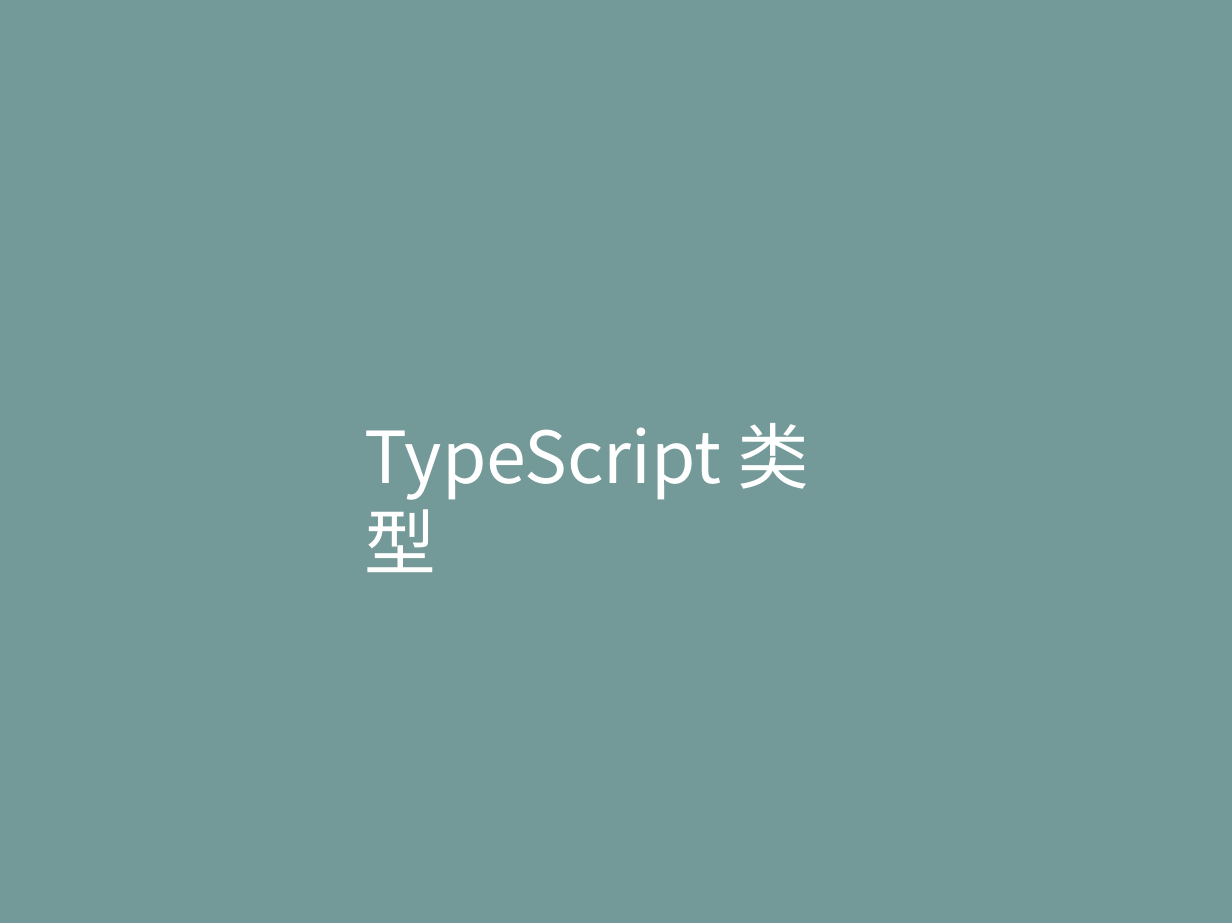
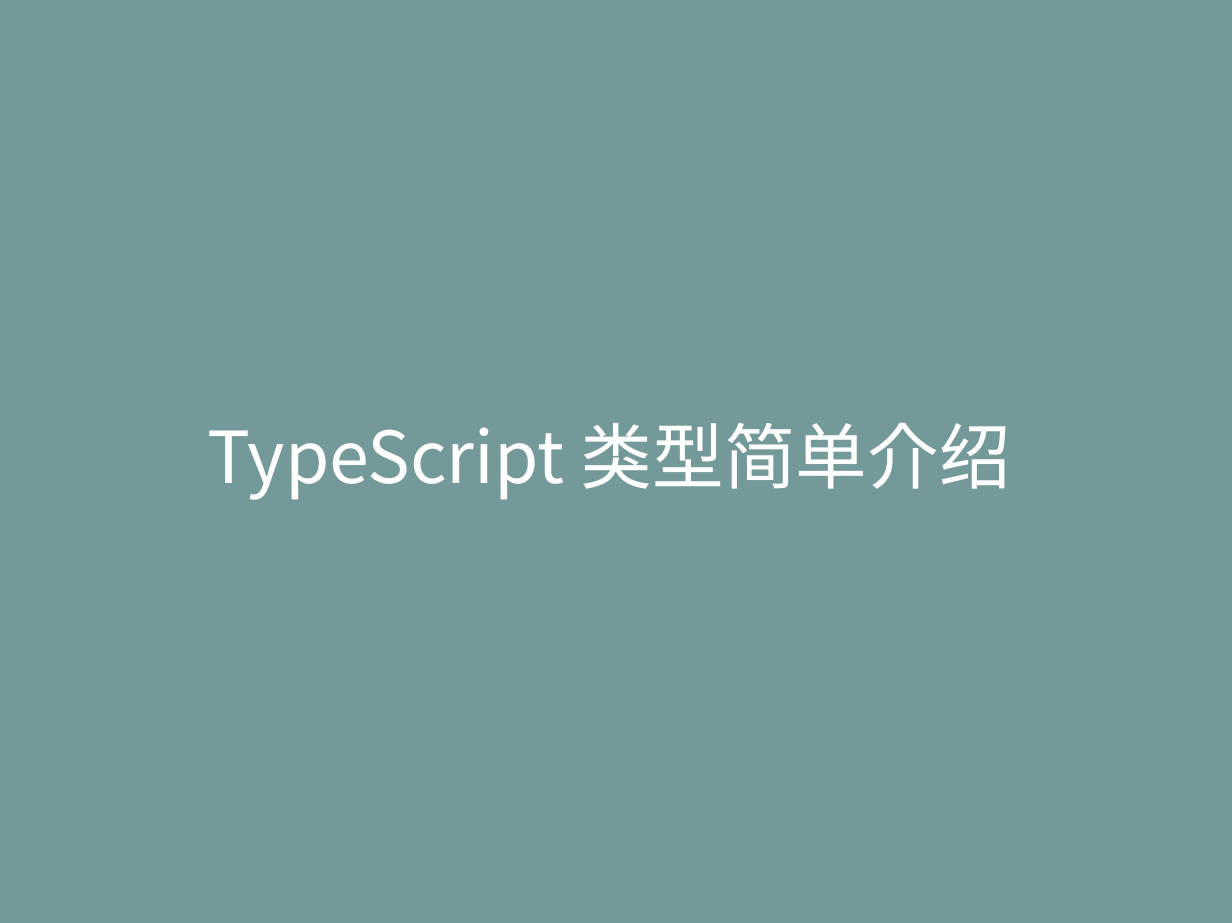
Before and after one commit to life0727/blog, a slide deck: slide 3 of ppt/typescript（二）.pptx. Drawn at 1232x923 pixels with LibreOffice and Linux fonts; fonts in the diff are those of the drawing. Boxes give left, top, right and bottom in pixels: in the first picture for what was removed or moved away, otherwise in the second. Text is boxed around its words. In the diff, an @@ line names an element or a change of style, - is before the commit and + after.

```diff
--- a/ppt/typescript（二）.pptx
+++ b/ppt/typescript（二）.pptx
@@ text at [207,423,1011,500]: text changed @@
-TypeScript 类型
+TypeScript 类型简单介绍
```
Also in this commit, not shown: 2 other slides changed, 1 slide added, 1 slide removed.
